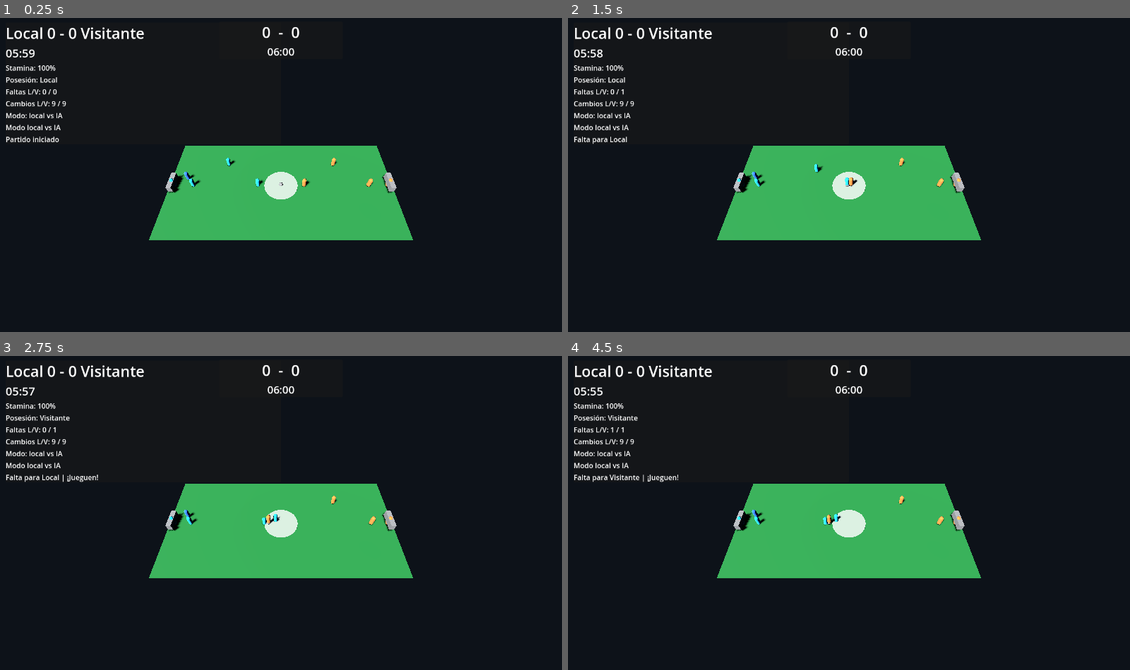
Above: before the commit, frames 1-4 (two rows, left to right).
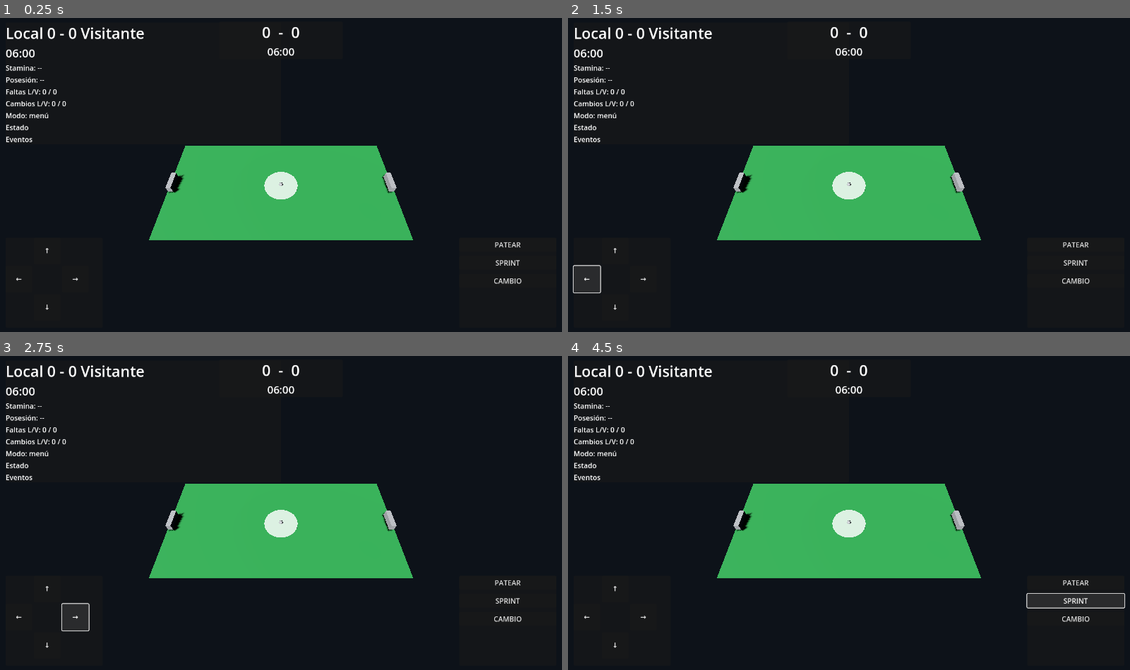
Above: after the commit, the same moments.

Repository: tenemostuseguro/uft27
Game: Godot game, scene res://scenes/Main3D.tscn
Same seed, same stepped clock (60 frames per second), same inputs: the game is played once before the commit and once after it. This scene is started directly instead of the project's main scene.
Inputs (mouse positions are in pixels of both pictures, inside the frame that each line leads up to):
- Up to frame 1 (0.25 s): no input
- Up to frame 2 (1.5 s): click (612, 250) at 0.5 s, where only the run after the commit has a clickable "↑"; click (584, 278) at 1.25 s, where only the run after the commit has a clickable "←"
- Up to frame 3 (2.75 s): click (73, 616) at 2 s, where only the run after the commit has a clickable "→"
- Up to frame 4 (4.5 s): click (612, 644) at 2.75 s, where only the run after the commit has a clickable "↓"; click (1073, 582) at 3.5 s, where only the run after the commit has a clickable "PATEAR"; click (1073, 600) at 4.25 s, where only the run after the commit has a clickable "SPRINT"

The runs differ from the first frame. In frame 1, 0.8% of the frame differs, in the area x 1-93%, y 9-94%; in frame 2, 1.2%; in frame 3, 1.3%; in frame 4, 1.7%, in the area x 1-100%, y 9-94%.
Error after the commit: Parse Error: Cannot assign a value of type Image to variable "err" with specified type int. (res://scripts/game_manager_3d.gd:791)

Commit message:
Add Supabase-backed in-game notifications with large panel and SQL

Diff:
--- a/godot-futsal/scenes/Main3D.tscn
+++ b/godot-futsal/scenes/Main3D.tscn
@@ -285,6 +285,79 @@
 horizontal_alignment = 1
 theme_override_font_sizes/font_size = 24
 
+[node name="NotificationPanel" type="PanelContainer" parent="CanvasLayer/UI"]
+visible = false
+layout_mode = 1
+anchors_preset = 15
+anchor_right = 1.0
+anchor_bottom = 1.0
+offset_left = 80.0
+offset_top = 70.0
+offset_right = -80.0
+offset_bottom = -70.0
+
+[node name="Margin" type="MarginContainer" parent="CanvasLayer/UI/NotificationPanel"]
+layout_mode = 2
+theme_override_constants/margin_left = 20
+theme_override_constants/margin_top = 20
+theme_override_constants/margin_right = 20
+theme_override_constants/margin_bottom = 20
+
+[node name="VBox" type="VBoxContainer" parent="CanvasLayer/UI/NotificationPanel/Margin"]
+layout_mode = 2
+theme_override_constants/separation = 12
+
+[node name="Header" type="Label" parent="CanvasLayer/UI/NotificationPanel/Margin/VBox"]
+layout_mode = 2
+text = "MENSAJE DEL EQUIPO UFT"
+theme_override_font_sizes/font_size = 36
+
+[node name="Body" type="HBoxContainer" parent="CanvasLayer/UI/NotificationPanel/Margin/VBox"]
+layout_mode = 2
+size_flags_vertical = 3
+theme_override_constants/separation = 18
+
+[node name="Left" type="VBoxContainer" parent="CanvasLayer/UI/NotificationPanel/Margin/VBox/Body"]
+layout_mode = 2
+size_flags_horizontal = 3
+
+[node name="Title" type="Label" parent="CanvasLayer/UI/NotificationPanel/Margin/VBox/Body/Left"]
+layout_mode = 2
+text = "Título de notificación"
+theme_override_font_sizes/font_size = 52
+autowrap_mode = 3
+
+[node name="BodyText" type="RichTextLabel" parent="CanvasLayer/UI/NotificationPanel/Margin/VBox/Body/Left"]
+layout_mode = 2
+size_flags_vertical = 3
+bbcode_enabled = true
+text = "Descripción de la notificación"
+fit_content = false
+scroll_active = true
+
+[node name="Right" type="PanelContainer" parent="CanvasLayer/UI/NotificationPanel/Margin/VBox/Body"]
+layout_mode = 2
+custom_minimum_size = Vector2(420, 0)
+size_flags_vertical = 3
+
+[node name="Image" type="TextureRect" parent="CanvasLayer/UI/NotificationPanel/Margin/VBox/Body/Right"]
+layout_mode = 2
+expand_mode = 1
+stretch_mode = 5
+
+[node name="Footer" type="HBoxContainer" parent="CanvasLayer/UI/NotificationPanel/Margin/VBox"]
+layout_mode = 2
+alignment = 2
+theme_override_constants/separation = 12
+
+[node name="Counter" type="Label" parent="CanvasLayer/UI/NotificationPanel/Margin/VBox/Footer"]
+layout_mode = 2
+text = "Pendientes: 0"
+
+[node name="CloseButton" type="Button" parent="CanvasLayer/UI/NotificationPanel/Margin/VBox/Footer"]
+layout_mode = 2
+text = "Aceptar"
+
 [node name="MobileControls" type="Control" parent="CanvasLayer/UI"]
 layout_mode = 1
 anchors_preset = 15
--- a/godot-futsal/scripts/auth_service.gd
+++ b/godot-futsal/scripts/auth_service.gd
@@ -78,6 +78,41 @@
 
 	return {"ok": true, "username": username}
 
+func get_unread_notifications(limit: int = 10) -> Dictionary:
+	if not is_configured():
+		return {"ok": false, "error": "Configuración interna de auth incompleta"}
+	if not is_authenticated():
+		return {"ok": true, "notifications": []}
+
+	var endpoint := "%s/rest/v1/rpc/list_player_notifications" % DEFAULT_SUPABASE_URL
+	var payload := {
+		"p_player_id": user_id,
+		"p_limit": limit
+	}
+	var result := await _request_json(endpoint, HTTPClient.METHOD_POST, payload)
+	if not result.get("ok", false):
+		return result
+
+	var notifications: Variant = result.get("json", [])
+	if notifications is not Array:
+		return {"ok": true, "notifications": []}
+	return {"ok": true, "notifications": notifications}
+
+func mark_notification_read(notification_id: String) -> Dictionary:
+	if not is_configured():
+		return {"ok": false, "error": "Configuración interna de auth incompleta"}
+	if not is_authenticated():
+		return {"ok": false, "error": "No hay sesión activa"}
+	if notification_id.strip_edges().is_empty():
+		return {"ok": false, "error": "Notificación inválida"}
+
+	var endpoint := "%s/rest/v1/rpc/mark_player_notification_read" % DEFAULT_SUPABASE_URL
+	var payload := {
+		"p_player_id": user_id,
+		"p_notification_id": notification_id.strip_edges()
+	}
+	return await _request_json(endpoint, HTTPClient.METHOD_POST, payload)
+
 func _validate_username(user_name: String) -> Dictionary:
 	var normalized_username := user_name.strip_edges().to_lower()
 	if normalized_username.length() < 3:
--- a/godot-futsal/scripts/game_manager_3d.gd
+++ b/godot-futsal/scripts/game_manager_3d.gd
@@ -41,6 +41,13 @@
 @onready var resume_button: Button = $CanvasLayer/UI/PauseMenu/VBox/ResumeButton
 @onready var restart_button: Button = $CanvasLayer/UI/PauseMenu/VBox/RestartButton
 @onready var back_menu_button: Button = $CanvasLayer/UI/PauseMenu/VBox/BackMenuButton
+@onready var notification_panel: PanelContainer = $CanvasLayer/UI/NotificationPanel
+@onready var notification_header_label: Label = $CanvasLayer/UI/NotificationPanel/Margin/VBox/Header
+@onready var notification_title_label: Label = $CanvasLayer/UI/NotificationPanel/Margin/VBox/Body/Left/Title
+@onready var notification_body_label: RichTextLabel = $CanvasLayer/UI/NotificationPanel/Margin/VBox/Body/Left/BodyText
+@onready var notification_image_rect: TextureRect = $CanvasLayer/UI/NotificationPanel/Margin/VBox/Body/Right/Image
+@onready var notification_counter_label: Label = $CanvasLayer/UI/NotificationPanel/Margin/VBox/Footer/Counter
+@onready var notification_close_button: Button = $CanvasLayer/UI/NotificationPanel/Margin/VBox/Footer/CloseButton
 
 var home_score := 0
 var away_score := 0
@@ -71,6 +78,9 @@
 var mobile_shoot_request := false
 var mobile_change_request := false
 var paused_by_menu := false
+var notification_queue: Array[Dictionary] = []
+var active_notification: Dictionary = {}
+
 
 func _ready() -> void:
 	time_left = match_duration
@@ -80,6 +90,8 @@
 	resume_button.pressed.connect(_on_resume_pressed)
 	restart_button.pressed.connect(_on_restart_pressed)
 	back_menu_button.pressed.connect(_on_back_menu_pressed)
+	notification_panel.visible = false
+	notification_close_button.pressed.connect(_on_notification_close_pressed)
 
 	multiplayer.peer_connected.connect(_on_peer_connected)
 	multiplayer.peer_disconnected.connect(_on_peer_disconnected)
@@ -96,11 +108,12 @@
 	_update_foul_label()
 	_update_change_label()
 	_auto_start_from_menu_selection()
+	_load_notifications()
 	update_ui()
 
 func _process(delta: float) -> void:
 	_update_local_hud()
-	if paused_by_menu:
+	if paused_by_menu or notification_panel.visible:
 		return
 	if not _is_authority():
 		return
@@ -128,10 +141,15 @@
 	update_ui()
 
 func _unhandled_input(event: InputEvent) -> void:
+	if notification_panel.visible and event.is_action_pressed("ui_accept"):
+		_on_notification_close_pressed()
+		return
 	if event.is_action_pressed("ui_cancel"):
 		_toggle_pause_menu()
 
 func _toggle_pause_menu() -> void:
+	if notification_panel.visible:
+		return
 	paused_by_menu = not paused_by_menu
 	pause_menu.visible = paused_by_menu
 	event_label.text = "Pausa" if paused_by_menu else "Partido reanudado"
@@ -731,6 +749,85 @@
 		rpc("sync_match_state", home_score, away_score, time_left, home_fouls, away_fouls, home_changes_left, away_changes_left)
 	update_ui()
 
+func _load_notifications() -> void:
+	var auth := _get_auth_service()
+	if auth == null or not auth.is_authenticated():
+		return
+	var result: Dictionary = await auth.get_unread_notifications(12)
+	if not result.get("ok", false):
+		status_label.text = "No se pudieron cargar notificaciones"
+		return
+	var rows: Variant = result.get("notifications", [])
+	if rows is not Array:
+		return
+	notification_queue.clear()
+	for row in rows:
+		if row is Dictionary:
+			notification_queue.append(row)
+	if notification_queue.size() > 0:
+		_show_next_notification()
+
+func _show_next_notification() -> void:
+	if notification_queue.is_empty():
+		notification_panel.visible = false
+		active_notification = {}
+		return
+	var next_notification: Dictionary = notification_queue.pop_front()
+	active_notification = next_notification
+	notification_panel.visible = true
+	notification_header_label.text = str(active_notification.get("header", "MENSAJE DEL EQUIPO UFT"))
+	notification_title_label.text = str(active_notification.get("title", "Actualización"))
+	notification_body_label.text = str(active_notification.get("body", ""))
+	notification_counter_label.text = "Pendientes: %d" % (notification_queue.size() + 1)
+	_load_notification_image(str(active_notification.get("image_url", "")))
+	paused_by_menu = false
+	pause_menu.visible = false
+
+func _load_notification_image(image_url: String) -> void:
+	notification_image_rect.texture = null
+	if image_url.strip_edges().is_empty():
+		return
+	var image := Image.new()
+	var err: int = image.load_from_file(image_url)
+	if err == OK:
+		notification_image_rect.texture = ImageTexture.create_from_image(image)
+		return
+	if image_url.begins_with("http://") or image_url.begins_with("https://"):
+		var http := HTTPRequest.new()
+		add_child(http)
+		http.request_completed.connect(_on_notification_image_downloaded.bind(http))
+		var req_err: int = http.request(image_url)
+		if req_err != OK:
+			http.queue_free()
+
+func _on_notification_image_downloaded(result: int, response_code: int, _headers: PackedStringArray, body: PackedByteArray, http: HTTPRequest) -> void:
+	http.queue_free()
+	if result != HTTPRequest.RESULT_SUCCESS or response_code < 200 or response_code >= 300:
+		return
+	var image := Image.new()
+	var err: int = image.load_png_from_buffer(body)
+	if err != OK:
+		err = image.load_jpg_from_buffer(body)
+	if err != OK:
+		return
+	notification_image_rect.texture = ImageTexture.create_from_image(image)
+
+func _on_notification_close_pressed() -> void:
+	if active_notification.is_empty():
+		notification_panel.visible = false
+		return
+	var auth := _get_auth_service()
+	if auth != null and auth.is_authenticated():
+		await auth.mark_notification_read(str(active_notification.get("id", "")))
+	active_notification = {}
+	if notification_queue.size() > 0:
+		_show_next_notification()
+	else:
+		notification_panel.visible = false
+
+func _get_auth_service() -> Node:
+	return get_node_or_null("/root/AuthService")
+
 func _update_local_hud() -> void:
 	var local_player: Node = _get_local_player()
 	if local_player == null:
--- a/godot-futsal/scripts/match_config.gd
+++ b/godot-futsal/scripts/match_config.gd
@@ -5,7 +5,7 @@
 const GAME_NAME := "UFT 27"
 const GAME_SUBTITLE := "Ultimate Futsal Team"
 const GAME_STAGE := "prealpha"
-const GAME_VERSION := "0.0.4-prealpha"
+const GAME_VERSION := "0.0.8-prealpha"
 
 var team_name := "Mi Equipo"
 var primary_color := Color(0.2, 0.5, 1.0, 1.0)
Not shown, changed: admin.php
Not shown, changed: godot-futsal/CHANGELOG.md
Not shown, changed: godot-futsal/README.md
Not shown, changed: godot-futsal/supabase/schema.sql
